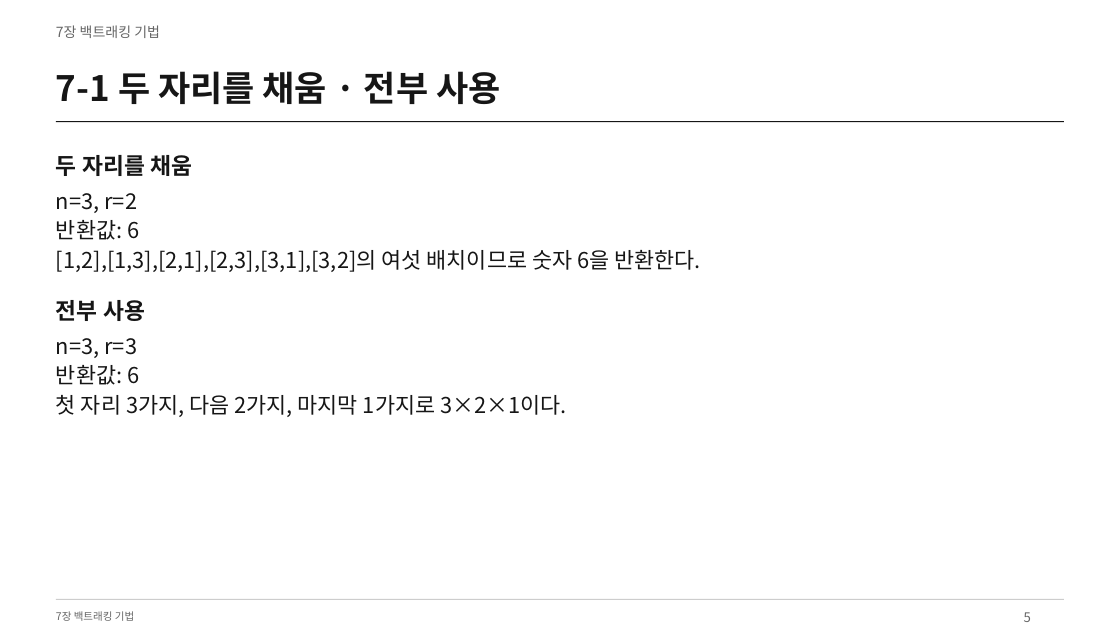
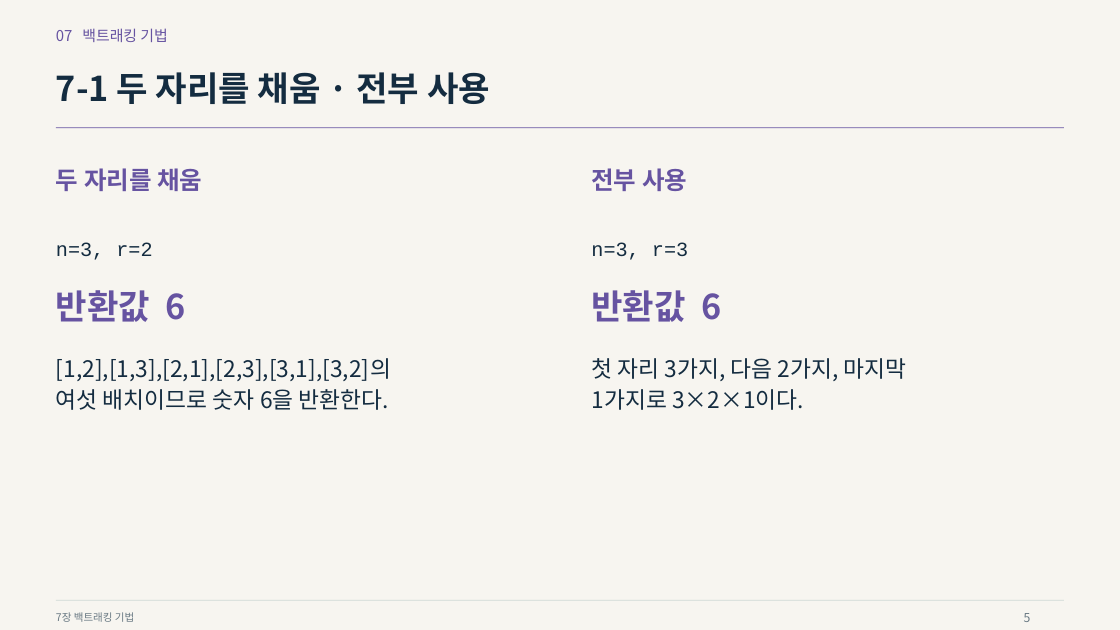
Before and after one commit to Sangdon-Park/Sangdon-Park.github.io, a slide deck: slide 5 of data/알고리즘/7장_백트래킹_기법.pptx. Drawn at 1120x630 pixels with LibreOffice and Linux fonts; fonts in the diff are those of the drawing. Boxes give left, top, right and bottom in pixels: in the first picture for what was removed or moved away, otherwise in the second. Text is boxed around its words. In the diff, an @@ line names an element or a change of style, - is before the commit and + after.

Commit message:
style: redesign final lectures with visual examples and code emphasis

```diff
--- a/data/알고리즘/7장_백트래킹_기법.pptx
+++ b/data/알고리즘/7장_백트래킹_기법.pptx
@@ background #FFFFFF to #F7F5F0 @@
@@ text at [56,28,167,42]: text changed; size 12 to 12.8 pt; text colour #666666 to #6653A1 @@
-7장 백트래킹 기법
+07 백트래킹 기법
@@ text "7-1 두 자리를 채움 · ..." at [56,72,490,104]: size 30 to 29.2 pt, text colour #161616 to #142C40 @@
@@ line moved from (56, 122) - (1065, 122) to (56, 128) - (1065, 128) @@
@@ line (56, 128) - (1065, 128): stroke #161616 0.75 pt to #6653A1 0.75 pt @@
@@ text "두 자리를 채움": place and size @@
-text "두 자리를 채움" at [56,155,192,176]
+text "두 자리를 채움" at [56,168,202,191]
@@ text "두 자리를 채움" at [56,168,202,191]: size 19.5 to 21 pt, text colour #161616 to #6653A1 @@
@@ text "전부 사용" at [591,168,687,191]: size 19.5 to 21 pt, text colour #161616 to #6653A1 @@
@@ text "전부 사용": place and size @@
-text "전부 사용" at [56,300,145,321]
+text "전부 사용" at [591,168,687,191]
@@ text added at [56,242,152,260], 17.2 pt, text #142C40 @@
+n=3, r=2
@@ text added at [591,242,688,260], 17.2 pt, text #142C40 @@
+n=3, r=3
@@ text added at [56,290,186,322], 29.2 pt, text #6653A1, bold @@
+반환값 6
@@ text added at [591,290,721,322], 29.2 pt, text #6653A1, bold @@
+반환값 6
@@ text at [56,358,391,410]: text changed; size 18.8 to 19.5 pt; text colour #161616 to #142C40 @@
-n=3, r=2
-반환값: 6
-[1,2],[1,3],[2,1],[2,3],[3,1],[3,2]의 여섯 배치이므로 숫자 6을 반환한다.
+[1,2],[1,3],[2,1],[2,3],[3,1],[3,2]의
+여섯 배치이므로 숫자 6을 반환한다.
@@ text at [591,358,907,410]: text changed; size 18.8 to 19.5 pt; text colour #161616 to #142C40 @@
-n=3, r=3
-반환값: 6
-첫 자리 3가지, 다음 2가지, 마지막 1가지로 3×2×1이다.
+첫 자리 3가지, 다음 2가지, 마지막
+1가지로 3×2×1이다.
@@ text "7장 백트래킹 기법" at [56,612,134,622]: text colour #666666 to #697983 @@
@@ line (56, 601) - (1065, 601): stroke #CDCDCD 0.75 pt to #CFD8D5 0.75 pt @@
@@ text "5" at [1024,613,1031,622]: size 11.2 to 10.5 pt, text colour #666666 to #697983 @@
```
Also in this commit, not shown: 53 other slides changed, 13 other files.
